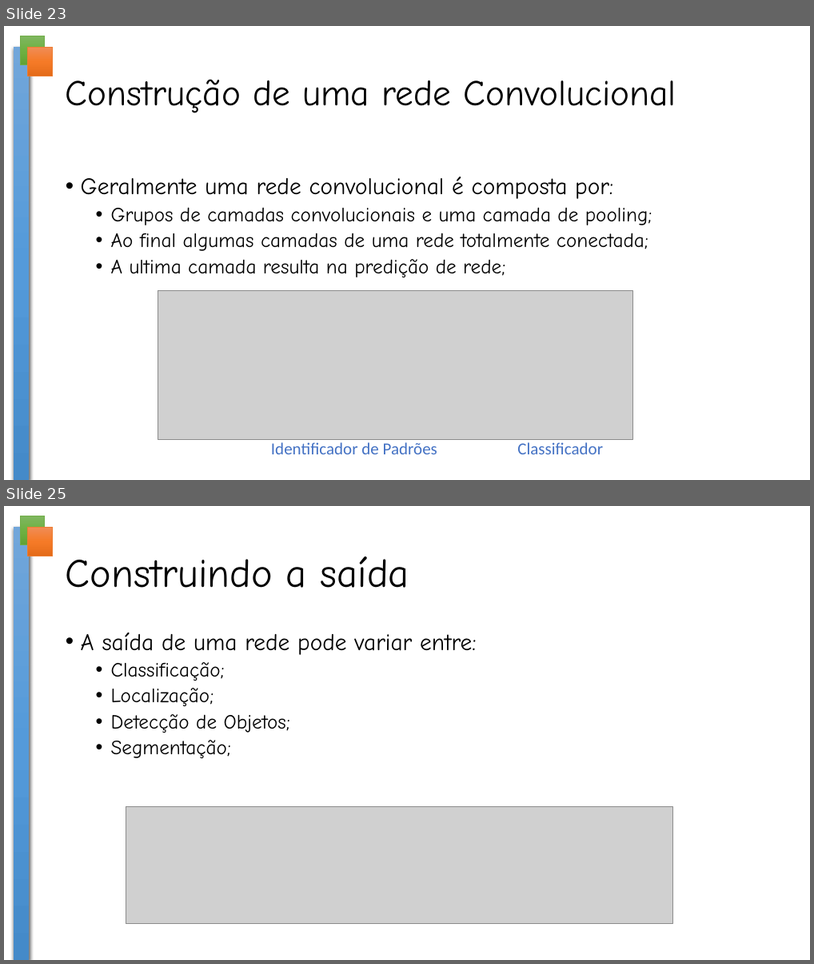
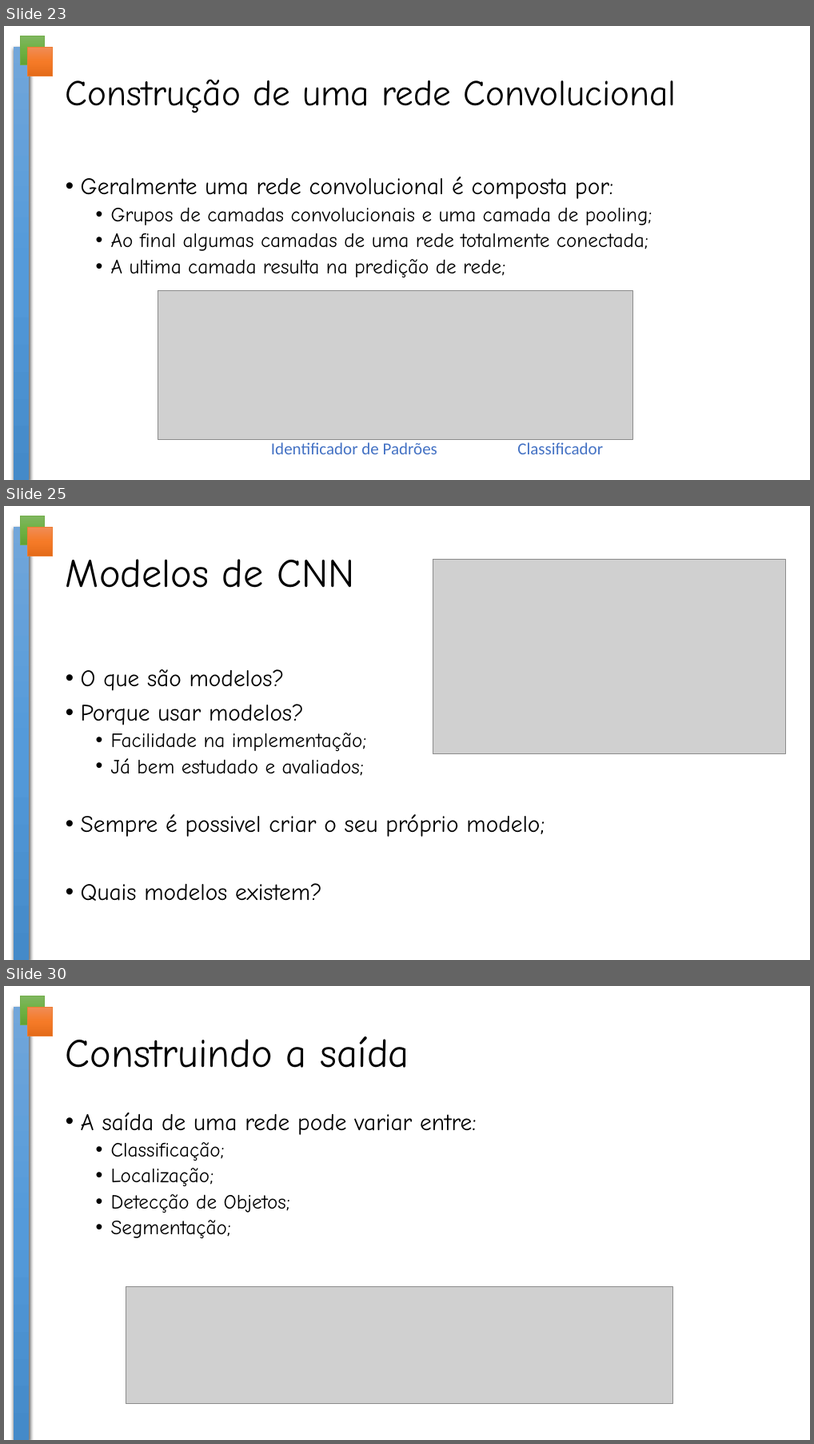
Before and after one commit to crazynds/FindHumanTouchIA, a slide deck: docs/Redes Neuras em Visão Computacional.pptx. Shown one above the other, each under a label of ours: slides 23 and 25 before the commit, slides 23, 25 and 30 after it; the slides between them are not shown. The pictures are 814x964 and 814x1444 pixels, drawn with LibreOffice and Linux fonts; fonts in the diff are those of the drawing; grey boxes stand for pictures; background and template pictures are left out. Boxes give left, top, right and bottom in pixels: in the first picture for what was removed or moved away, otherwise in the second. Text is boxed around its words. In the diff, an @@ line names an element or a change of style, - is before the commit and + after.

```diff
--- a/docs/Redes Neuras em Visão Computacional.pptx
+++ b/docs/Redes Neuras em Visão Computacional.pptx
@@ slide 25 added at (x1=4, y1=506, x2=810, y2=960), background #FFFFFF; not listed: 3 template elements that a slide beside it also shows @@
@@ title added at (x1=66, y1=559, x2=355, y2=588), 48 pt, text #000000 @@
+Modelos de CNN
@@ picture added at (x1=434, y1=560, x2=786, y2=754) @@
@@ text added at (x1=81, y1=669, x2=545, y2=900), 28 pt, text #000000 @@
+• O que são modelos?
+• Porque usar modelos?
+  • Facilidade na implementação;
+  • Já bem estudado e avaliados;
+• Sempre é possivel criar o seu próprio modelo;
+• Quais modelos existem?
@@ what was slide 25 is now slide 30 @@
```
Also in this commit, not shown: 3 slides changed, 6 other slides added, 2 slides removed, 5 other files.
